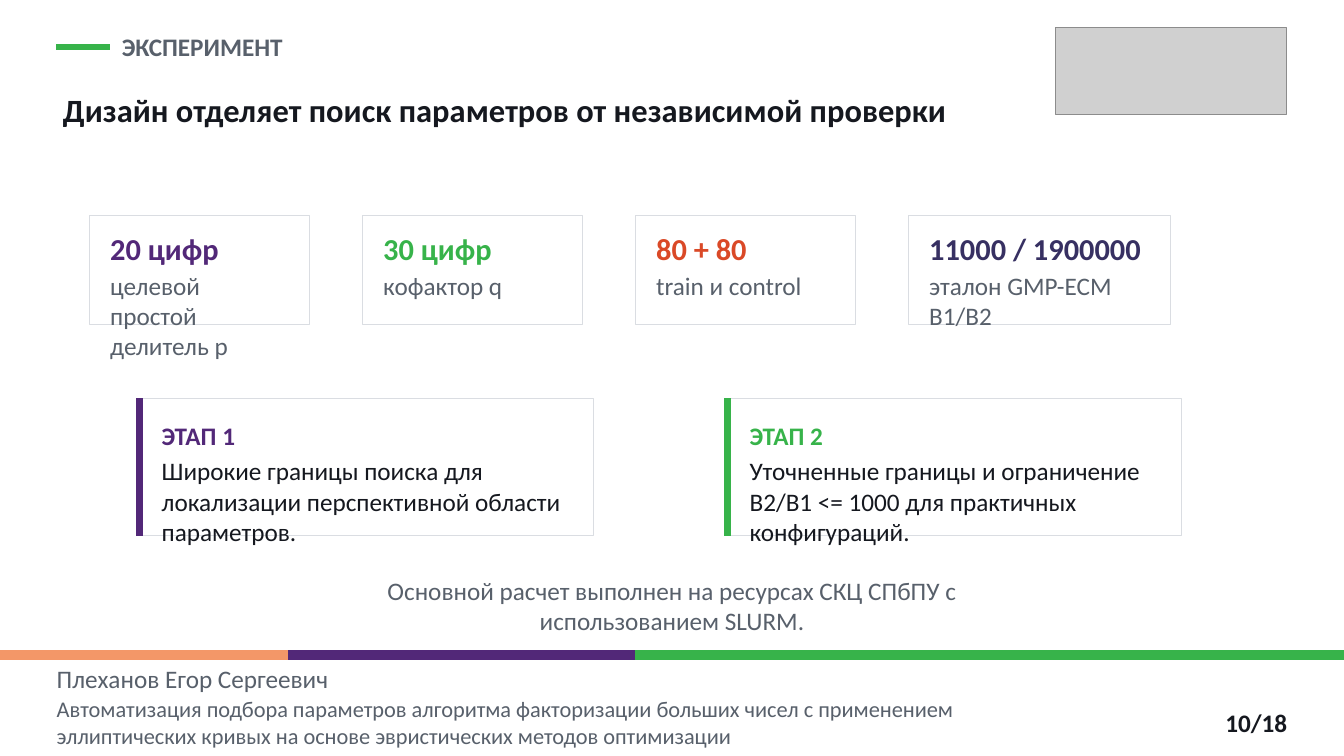
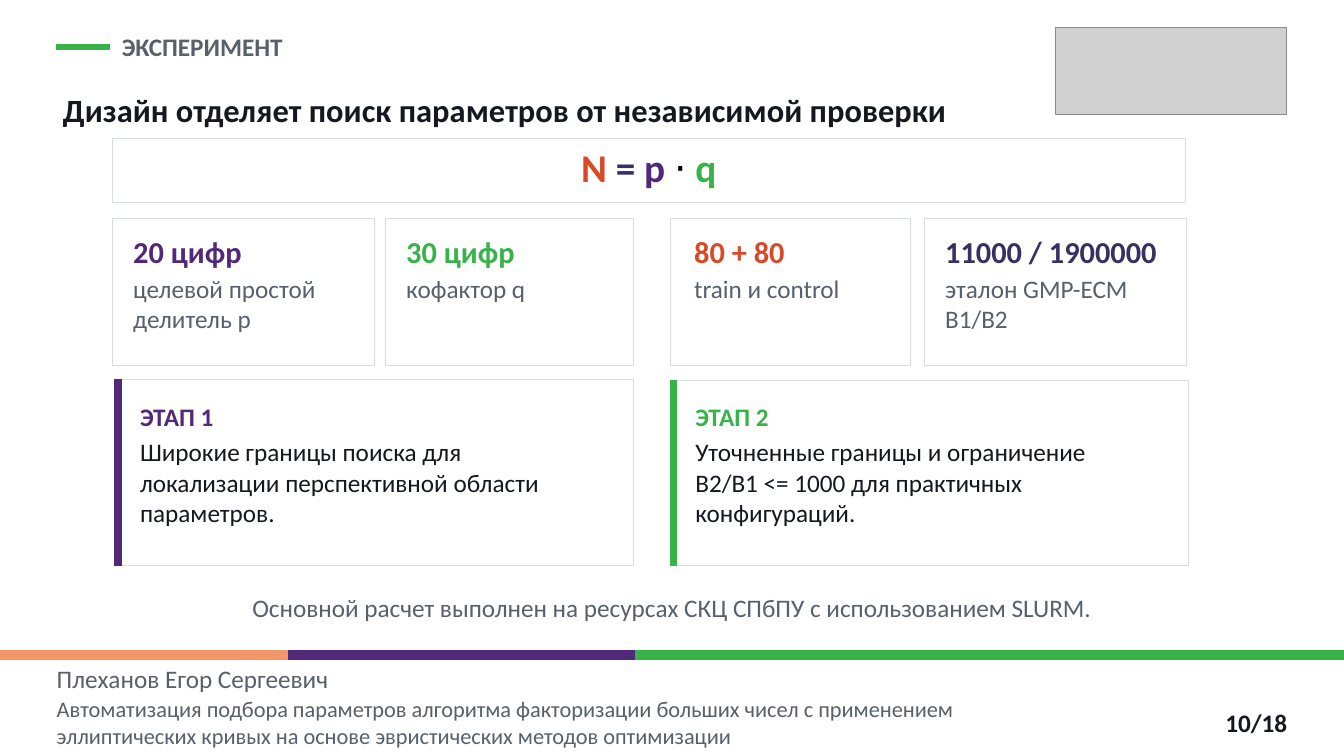
Before and after one commit to EgorPlehanov/ecm-evolutionary-optimization, a slide deck: slide 10 of REPORTS/06_thesis_defense_presentation/Plekhanov_thesis_defense_ECM_parameter_optimization_polytech.pptx. Drawn at 1344x756 pixels with LibreOffice and Linux fonts; fonts in the diff are those of the drawing; grey boxes stand for pictures. Boxes give left, top, right and bottom in pixels: in the first picture for what was removed or moved away, otherwise in the second. Text is boxed around its words. In the diff, an @@ line names an element or a change of style, - is before the commit and + after.

```diff
--- a/REPORTS/06_thesis_defense_presentation/Plekhanov_thesis_defense_ECM_parameter_optimization_polytech.pptx
+++ b/REPORTS/06_thesis_defense_presentation/Plekhanov_thesis_defense_ECM_parameter_optimization_polytech.pptx
@@ rectangle added at <box>112,138,1186,202</box>, fill #FFFFFF, outline #DADDE2 0.75 pt, 28 pt, text #DA4927, bold @@
+N = p ⋅ q
@@ rectangle: place and size @@
-rectangle at <box>90,216,311,325</box>
+rectangle at <box>112,219,374,366</box>
@@ rectangle: place and size @@
-rectangle at <box>362,216,583,325</box>
+rectangle at <box>385,219,633,366</box>
@@ rectangle: place and size @@
-rectangle at <box>635,216,856,325</box>
+rectangle at <box>670,219,910,366</box>
@@ text "80 + 80": place and size @@
-text "80 + 80" at <box>656,239,747,261</box>
+text "80 + 80" at <box>694,242,785,264</box>
@@ rectangle: place and size @@
-rectangle at <box>908,216,1171,325</box>
+rectangle at <box>925,219,1187,366</box>
@@ text "11000 / 1900000": place and size @@
-text "11000 / 1900000" at <box>929,240,1141,260</box>
+text "11000 / 1900000" at <box>945,243,1157,263</box>
@@ text "целевой простой делитель p" rewrapped from <box>110,278,228,359</box> to <box>133,281,316,332</box> @@
@@ 3 texts: place and size @@
-3 texts at <box>110,239,502,299</box>
+3 texts at <box>133,242,525,302</box>
@@ text "train и control": place and size @@
-text "train и control" at <box>656,277,802,295</box>
+text "train и control" at <box>694,280,840,298</box>
@@ text "эталон GMP-ECM B1/B2": place and size @@
-text "эталон GMP-ECM B1/B2" at <box>929,278,1111,326</box>
+text "эталон GMP-ECM B1/B2" at <box>945,281,1127,329</box>
@@ rectangle: place and size @@
-rectangle at <box>136,399,593,535</box>
+rectangle at <box>115,380,634,566</box>
@@ rectangle: place and size @@
-rectangle at <box>136,399,142,535</box>
+rectangle at <box>115,380,121,566</box>
@@ rectangle: place and size @@
-rectangle at <box>725,399,1182,535</box>
+rectangle at <box>670,380,1190,566</box>
@@ rectangle: place and size @@
-rectangle at <box>725,399,731,535</box>
+rectangle at <box>670,380,677,566</box>
@@ text "ЭТАП 1": place and size @@
-text "ЭТАП 1" at <box>162,428,235,445</box>
+text "ЭТАП 1" at <box>140,409,214,426</box>
@@ text "ЭТАП 2": place and size @@
-text "ЭТАП 2" at <box>750,428,823,445</box>
+text "ЭТАП 2" at <box>695,409,769,426</box>
@@ text "Широкие границы поиска для локализации ...": place and size @@
-text "Широкие границы поиска для локализации ..." at <box>162,463,560,545</box>
+text "Широкие границы поиска для локализации ..." at <box>140,444,539,526</box>
@@ text "Уточненные границы и ограничение B2/B1 ...": place and size @@
-text "Уточненные границы и ограничение B2/B1 ..." at <box>750,463,1139,545</box>
+text "Уточненные границы и ограничение B2/B1 ..." at <box>695,444,1085,526</box>
@@ text "Основной расчет выполнен на ресурсах ..." rewrapped from <box>387,583,956,630</box> to <box>252,600,1091,621</box> @@
```
Also in this commit, not shown: 10 other slides changed, 3 other files.
